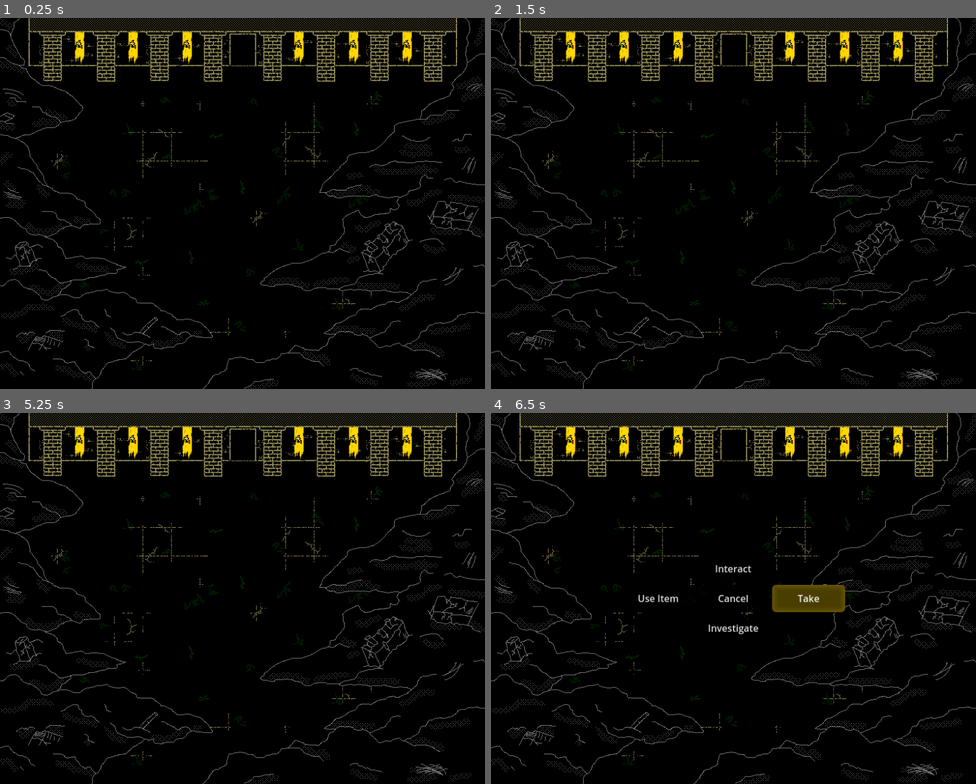
Above: before the commit, frames 1-4 (two rows, left to right).
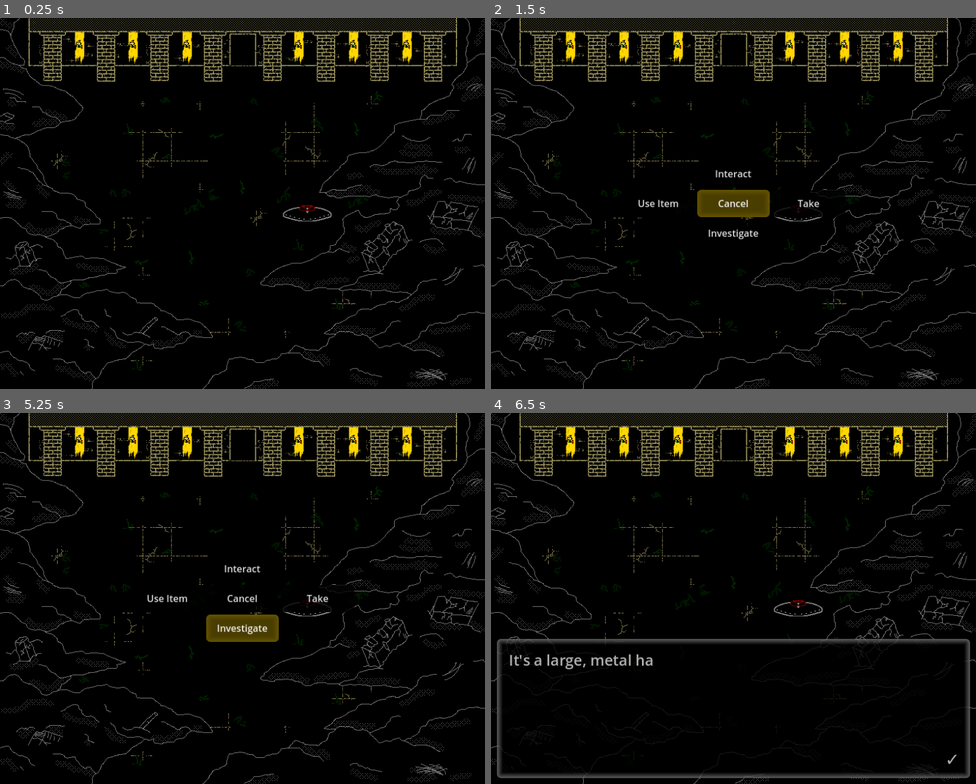
Above: after the commit, the same moments.

Repository: jschnurer/isle-of-lost-souls-godot
Game: Godot game, scene res://src/scenes/ruins/square_north/square_north.tscn
Same seed, same stepped clock (60 frames per second), same inputs: the game is played once before the commit and once after it. This scene is started directly instead of the project's main scene.
Inputs (mouse positions are in pixels of both pictures, inside the frame that each line leads up to):
- Up to frame 1 (0.25 s): no input
- Up to frame 2 (1.5 s): tap Enter (ui_accept) at 0.5, 0.77 s; hold Right (ui_right) 0.53-1.25 s; click (733, 173) at 1.25 s, where only the run after the commit has a clickable "Interact"
- Up to frame 3 (5.25 s): click (164, 598) at 2 s, where only the run after the commit has a clickable "Use Item"; click (315, 598) at 2.75 s, where only the run after the commit has a clickable "Take"; click (242, 628) at 3.5 s, where only the run after the commit has a clickable "Investigate"; click (242, 598) at 4.25 s, where only the run after the commit has a clickable "Cancel"; hold Down (ui_down) from 5.03 s (still down)
- Up to frame 4 (6.5 s): tap Enter (ui_accept) at 5.75 s; release Down (ui_down) at 5.78 s; hold Right (ui_right) from 5.78 s (still down)

The runs differ from the first frame. In frame 1, 0.1% of the frame differs, in the area x 58-69%, y 50-55%; in frame 2, 1.6%; in frame 3, 1.6%; in frame 4, 6.5%, in the area x 1-99%, y 38-99%.

Commit message:
hatch interior WIP

Diff:
--- a/src/enums/enums.gd
+++ b/src/enums/enums.gd
@@ -34,6 +34,7 @@
 	SAW_POSTER,
 	MOVED_TEMPLE_ALTAR,
 	ROD_IN_TEMPLE_DEVICE,
+	HATCH_OPEN,
 }
 
 enum EngineEvents {
@@ -275,7 +276,7 @@
 	Scenes.MOUNTAINS_SUMMIT: "res://src/scenes/mountains/",
 	Scenes.MOUNTAINS_WINDING_PATH: "res://src/scenes/mountains/",
 
-	Scenes.RUINS_BUNKER: "res://src/scenes/ruins/",
+	Scenes.RUINS_BUNKER: "res://src/scenes/ruins/hatch_interior/hatch_interior.tscn",
 	Scenes.RUINS_LAB: "res://src/scenes/ruins/lab/ruined_lab.tscn",
 	Scenes.RUINS_HALL: "res://src/scenes/ruins/ruined_hall/ruined_hall.tscn",
 	Scenes.RUINS_HOUSE: "res://src/scenes/ruins/home/Home.tscn",
--- a/src/game_data/inventory.gd
+++ b/src/game_data/inventory.gd
@@ -4,10 +4,7 @@
 var items: Array[Item] = []
 
 func has_item(slug: Enums.ItemSlugs):
-	for item in items:
-		if (item.slug == slug):
-			return true
-	return false
+	return items.any(func(item): return item.slug == slug)
 
 func get_item_index(slug: Enums.ItemSlugs):
 	for index in items.size():
--- a/src/scenes/forest/cave_of_bones/CaveOfBones.tscn
+++ b/src/scenes/forest/cave_of_bones/CaveOfBones.tscn
@@ -1,12 +1,9 @@
-[gd_scene load_steps=12 format=3 uid="uid://drnvdcvxy2onw"]
+[gd_scene load_steps=9 format=3 uid="uid://drnvdcvxy2onw"]
 
 [ext_resource type="PackedScene" uid="uid://bvkkaqn8jtrg4" path="res://src/scenes/SceneBG.tscn" id="1_2rxdi"]
 [ext_resource type="Texture2D" uid="uid://btr0fskbs1k1t" path="res://art/backgrounds/forest/Cave of Bones (Dark).png" id="2_3oc6w"]
 [ext_resource type="Texture2D" uid="uid://csyveb7ay1mn7" path="res://art/backgrounds/forest/Cave of Bones Collision.png" id="3_ifw3q"]
-[ext_resource type="Script" path="res://src/scenes/forest/cave_of_bones/interactables/dark_death.gd" id="4_bn3mj"]
-[ext_resource type="PackedScene" uid="uid://jq86y8xhq3cm" path="res://src/events/game_event/game_event.tscn" id="4_loavs"]
 [ext_resource type="AudioStream" uid="uid://bnebhmtpm8jpa" path="res://audio/bgm/cave.ogg" id="4_uiwm7"]
-[ext_resource type="AudioStream" uid="uid://1mwbm2jcx5gu" path="res://audio/effects/grue.ogg" id="6_a3v4j"]
 [ext_resource type="PackedScene" uid="uid://3htidhrfkm8j" path="res://src/events/teleporter/Teleporter.tscn" id="6_l61fp"]
 [ext_resource type="PackedScene" uid="uid://d08ryhtjgu1tq" path="res://src/scenes/shared/dark_scene/DarkScene.tscn" id="8_s1ps2"]
 [ext_resource type="Texture2D" uid="uid://bp5bpyr8mh0x5" path="res://art/backgrounds/forest/Cave of Bones (Light).png" id="9_e3bki"]
@@ -57,15 +54,8 @@
 dark_scene_bg = ExtResource("2_3oc6w")
 light_scene_bg = ExtResource("9_e3bki")
 
-[node name="DarkDeath" type="Node2D" parent="DarkScene"]
-script = ExtResource("4_bn3mj")
-grue_sound = ExtResource("6_a3v4j")
-
-[node name="GameEvent" parent="DarkScene/DarkDeath" instance=ExtResource("4_loavs")]
-activation_mode = 1
-use_action_chooser = false
-
-[node name="CollisionPolygon2D" type="CollisionPolygon2D" parent="DarkScene/DarkDeath/GameEvent"]
+[node name="CollisionPolygon2D" type="CollisionPolygon2D" parent="DarkScene/DarkDeath/GameEvent" index="1"]
 polygon = PackedVector2Array(149, 480, 176, 431, 221, 401, 293, 396, 327, 407, 353, 442, 369, 501, 515, 467, 518, 237, 300, 189, 120, 197, 80, 414)
 
 [editable path="SceneBG"]
+[editable path="DarkScene"]
--- /dev/null
+++ b/src/scenes/ruins/hatch_interior/hatch_interior.tscn
@@ -0,0 +1,45 @@
+[gd_scene load_steps=9 format=3 uid="uid://dykio4jrk740p"]
+
+[ext_resource type="PackedScene" uid="uid://bvkkaqn8jtrg4" path="res://src/scenes/SceneBG.tscn" id="1_hcgg7"]
+[ext_resource type="Texture2D" uid="uid://crgghkyhhin6d" path="res://art/backgrounds/ruins/Hatch Interior.png" id="2_w8o0y"]
+[ext_resource type="Texture2D" uid="uid://bdunc5mpu20pc" path="res://art/backgrounds/ruins/Hatch Interior Collision.png" id="3_kd76h"]
+[ext_resource type="PackedScene" uid="uid://d08ryhtjgu1tq" path="res://src/scenes/shared/dark_scene/DarkScene.tscn" id="4_rg18a"]
+[ext_resource type="Texture2D" uid="uid://bw6ijx0g8r73j" path="res://art/backgrounds/ruins/Hatch Interior Dark.png" id="5_xtsqa"]
+[ext_resource type="Script" path="res://src/scenes/ruins/hatch_interior/interactables/ladder.gd" id="6_ugwul"]
+[ext_resource type="PackedScene" uid="uid://jq86y8xhq3cm" path="res://src/events/game_event/game_event.tscn" id="7_f8dwq"]
+
+[sub_resource type="RectangleShape2D" id="RectangleShape2D_66yqy"]
+size = Vector2(8, 61)
+
+[node name="HatchInterior" type="Node2D"]
+
+[node name="SceneBG" parent="." instance=ExtResource("1_hcgg7")]
+texture = ExtResource("2_w8o0y")
+scene = 71
+area = 5
+bg_images = Array[Texture2D]([ExtResource("2_w8o0y")])
+collision_image = ExtResource("3_kd76h")
+hide_collider = true
+metadata/_edit_lock_ = true
+
+[node name="DarkScene" parent="." node_paths=PackedStringArray("scene_bg") instance=ExtResource("4_rg18a")]
+scene_bg = NodePath("../SceneBG")
+dark_scene_bg = ExtResource("5_xtsqa")
+light_scene_bg = ExtResource("2_w8o0y")
+metadata/_edit_lock_ = true
+
+[node name="CollisionPolygon2D" type="CollisionPolygon2D" parent="DarkScene/DarkDeath/GameEvent" index="1"]
+polygon = PackedVector2Array(212, 377, 219, 385, 220, 392, 219, 400, 215, 406, 211, 412, 204, 416, 246, 436, 263, 408, 261, 380, 255, 364)
+
+[node name="Ladder" type="Node2D" parent="."]
+script = ExtResource("6_ugwul")
+metadata/_edit_lock_ = true
+
+[node name="GameEvent" parent="Ladder" instance=ExtResource("7_f8dwq")]
+
+[node name="CollisionShape2D" parent="Ladder/GameEvent" index="0"]
+position = Vector2(143, 370.5)
+shape = SubResource("RectangleShape2D_66yqy")
+
+[editable path="DarkScene"]
+[editable path="Ladder/GameEvent"]
--- /dev/null
+++ b/src/scenes/ruins/hatch_interior/interactables/ladder.gd
@@ -0,0 +1,9 @@
+extends BaseEvent
+
+func interact():
+	await Utility.show_message(GameScript.get_entry("Ruins.Hatch_Interior.Ladder_Go"))
+
+	var tele_args = TeleportArgs.new()
+	tele_args.to_location = Vector2(456, 330)
+	tele_args.to_scene = Enums.Scenes.RUINS_SQUARE_NORTH
+	SignalBus.transfer_player_to_scene.emit(tele_args)
--- /dev/null
+++ b/src/scenes/ruins/square_north/interactables/hatch_hole.gd
@@ -0,0 +1,32 @@
+extends BaseEvent
+
+@onready var static_collision = $StaticBody2D/CollisionPolygon2D3
+@onready var game_event_collision = $GameEvent/CollisionPolygon2D2
+
+func _ready() -> void:
+	update_state()
+	SignalBus.on_game_var_set.connect(_on_game_var_set)
+	super._ready()
+
+func update_state():
+	var is_open = GameVars.get_var(Enums.Vars.HATCH_OPEN) == true
+	visible = is_open
+	static_collision.disabled = not is_open
+	game_event_collision.disabled = not is_open
+
+func investigate():
+	Utility.show_message(GameScript.get_entry("Ruins.Square_North.Hatch_Hole_Look"))
+
+func interact():
+	await Utility.show_message(GameScript.get_entry("Ruins.Square_North.Hatch_Hole_Go"))
+
+	var tele_args = TeleportArgs.new()
+	tele_args.to_location = Vector2(164, 393)
+	tele_args.to_scene = Enums.Scenes.RUINS_BUNKER
+	SignalBus.transfer_player_to_scene.emit(tele_args)
+
+func _on_game_var_set(var_name: Enums.Vars, _value):
+	if (var_name != Enums.Vars.HATCH_OPEN):
+		return
+
+	update_state()
--- /dev/null
+++ b/src/scenes/ruins/square_north/interactables/hatch_lid.gd
@@ -0,0 +1,25 @@
+extends BaseEvent
+
+func _ready():
+	update_state()
+	$Pivot/GameEvent.on_activate.connect(_on_activate)
+
+func investigate():
+	Utility.show_message(GameScript.get_entry("Ruins.Square_North.Hatch_Lid_Look"))
+
+func interact():
+	if (GameVars.get_var(Enums.Vars.HATCH_OPEN)):
+		GameVars.set_var(Enums.Vars.HATCH_OPEN, false)
+		update_state()
+		Utility.show_message(GameScript.get_entry("Ruins.Square_North.Hatch_Lid_Close"))
+	else:
+		GameVars.set_var(Enums.Vars.HATCH_OPEN, true)
+		update_state()
+		Utility.show_message(GameScript.get_entry("Ruins.Square_North.Hatch_Lid_Open"))
+
+func update_state():
+	var is_open = GameVars.get_var(Enums.Vars.HATCH_OPEN) == true
+	if (is_open):
+		rotation_degrees = 60
+	else:
+		rotation_degrees = 0
--- a/src/scenes/ruins/square_north/square_north.tscn
+++ b/src/scenes/ruins/square_north/square_north.tscn
@@ -8,6 +8,10 @@
 [ext_resource type="PackedScene" uid="uid://jq86y8xhq3cm" path="res://src/events/game_event/game_event.tscn" id="5_u8mvh"]
 [ext_resource type="Script" path="res://src/scenes/ruins/square_north/interactables/temple.gd" id="6_7jpe4"]
 [ext_resource type="PackedScene" uid="uid://d2m1pp5vbivfi" path="res://src/scenes/ruins/square_north/interactables/banner.tscn" id="7_a7w8t"]
+[ext_resource type="Script" path="res://src/scenes/ruins/square_north/interactables/hatch_hole.gd" id="9_447lm"]
+[ext_resource type="Texture2D" uid="uid://cv4x6kdgec4p" path="res://art/actors/hatch_lid.png" id="9_dvjuu"]
+[ext_resource type="Texture2D" uid="uid://cfwnacq7b7l73" path="res://art/actors/hatch_hole.png" id="10_s5pte"]
+[ext_resource type="Script" path="res://src/scenes/ruins/square_north/interactables/hatch_lid.gd" id="11_23kdd"]
 
 [sub_resource type="RectangleShape2D" id="RectangleShape2D_crcsy"]
 size = Vector2(300, 20)
@@ -119,3 +123,50 @@
 
 [node name="Banner6" parent="." instance=ExtResource("7_a7w8t")]
 position = Vector2(685, 50.5)
+
+[node name="Hatch" type="Node2D" parent="."]
+position = Vector2(517, 329)
+metadata/_edit_lock_ = true
+
+[node name="Hole" type="Node2D" parent="Hatch"]
+script = ExtResource("9_447lm")
+
+[node name="Sprite2D" type="Sprite2D" parent="Hatch/Hole"]
+texture = ExtResource("10_s5pte")
+
+[node name="StaticBody2D" type="StaticBody2D" parent="Hatch/Hole"]
+
+[node name="CollisionPolygon2D3" type="CollisionPolygon2D" parent="Hatch/Hole/StaticBody2D"]
+polygon = PackedVector2Array(-41, -1, -32, -7, -18, -11, -8, -13, 10, -13, 32, -8, 41, -2, 41, 5, 19, 12, 6, 14, -9, 14, -30, 9, -41, 5)
+
+[node name="GameEvent" parent="Hatch/Hole" instance=ExtResource("5_u8mvh")]
+
+[node name="CollisionPolygon2D2" type="CollisionPolygon2D" parent="Hatch/Hole/GameEvent"]
+polygon = PackedVector2Array(-41, -1, -32, -7, -18, -11, -8, -13, 10, -13, 32, -8, 41, -2, 41, 5, 19, 12, 6, 14, -9, 14, -30, 9, -41, 5)
+
+[node name="Lid" type="Node2D" parent="Hatch"]
+position = Vector2(40, 0)
+script = ExtResource("11_23kdd")
+
+[node name="Pivot" type="Node2D" parent="Hatch/Lid"]
+position = Vector2(-40, 0)
+metadata/_edit_lock_ = true
+
+[node name="Sprite2D" type="Sprite2D" parent="Hatch/Lid/Pivot"]
+position = Vector2(41, 3)
+texture = ExtResource("9_dvjuu")
+offset = Vector2(-41, -3)
+metadata/_edit_lock_ = true
+
+[node name="StaticBody2D" type="StaticBody2D" parent="Hatch/Lid/Pivot"]
+metadata/_edit_lock_ = true
+
+[node name="CollisionPolygon2D" type="CollisionPolygon2D" parent="Hatch/Lid/Pivot/StaticBody2D"]
+polygon = PackedVector2Array(-41, -1, -32, -7, -18, -11, -8, -13, 10, -13, 32, -8, 41, -2, 41, 5, 19, 12, 6, 14, -9, 14, -30, 9, -41, 5)
+metadata/_edit_lock_ = true
+
+[node name="GameEvent" parent="Hatch/Lid/Pivot" instance=ExtResource("5_u8mvh")]
+
+[node name="CollisionPolygon2D2" type="CollisionPolygon2D" parent="Hatch/Lid/Pivot/GameEvent"]
+polygon = PackedVector2Array(-41, -1, -32, -7, -18, -11, -8, -13, 10, -13, 32, -8, 41, -2, 41, 5, 19, 12, 6, 14, -9, 14, -30, 9, -41, 5)
+metadata/_edit_lock_ = true
--- a/src/scenes/shared/dark_scene/DarkScene.tscn
+++ b/src/scenes/shared/dark_scene/DarkScene.tscn
@@ -1,6 +1,17 @@
-[gd_scene load_steps=2 format=3 uid="uid://d08ryhtjgu1tq"]
+[gd_scene load_steps=5 format=3 uid="uid://d08ryhtjgu1tq"]
 
 [ext_resource type="Script" path="res://src/scenes/shared/dark_scene/dark_scene.gd" id="1_y0wtb"]
+[ext_resource type="Script" path="res://src/scenes/shared/dark_scene/dark_death.gd" id="2_hmv27"]
+[ext_resource type="AudioStream" uid="uid://1mwbm2jcx5gu" path="res://audio/effects/grue.ogg" id="3_ut7xu"]
+[ext_resource type="PackedScene" uid="uid://jq86y8xhq3cm" path="res://src/events/game_event/game_event.tscn" id="4_leujc"]
 
 [node name="DarkScene" type="Node2D"]
 script = ExtResource("1_y0wtb")
+
+[node name="DarkDeath" type="Node2D" parent="."]
+script = ExtResource("2_hmv27")
+grue_sound = ExtResource("3_ut7xu")
+
+[node name="GameEvent" parent="DarkDeath" instance=ExtResource("4_leujc")]
+activation_mode = 1
+use_action_chooser = false
--- a/src/scenes/forest/cave_of_bones/interactables/dark_death.gd
+++ b/src/scenes/shared/dark_scene/dark_death.gd
@@ -1,4 +1,4 @@
-extends "res://src/events/game_event/base_event.gd"
+extends BaseEvent
 
 @export var grue_sound: AudioStream
 
--- a/src/text/game_script.json
+++ b/src/text/game_script.json
@@ -94,7 +94,15 @@
 	"Square_North": {
 	  "Rubble_Look": "An ocean of rubble fills the area. The ancient bones of a lost civilization.",
 	  "Temple_Look": "It's a large building supported by pillars. Unlike the rest of the buildings, the temple is still mostly intact. It has long, tattered banners hanging from its walls.",
-	  "Banner_Look": "The banner is long and tattered. It depicts a yellow griffin clutching a dozen red roses in its talons."
+	  "Banner_Look": "The banner is long and tattered. It depicts a yellow griffin clutching a dozen red roses in its talons.",
+	  "Hatch_Lid_Look": "It's a large, metal hatch set into the ground. It's got a red handle on the top.",
+	  "Hatch_Lid_Open": "You turn the handle and lift with all your strength, opening the hatch.",
+	  "Hatch_Lid_Close": "You take hold of the heavy hatch door and slowly lower it closed. Then you turn the handle for good measure.",
+	  "Hatch_Hole_Look": "A dark, metallic shaft leads downward into the Earth. A sturdy metal ladder is affixed to the shaft wall.",
+	  "Hatch_Hole_Go": "You mount the ladder and begin making your way down into darkness."
+	},
+	"Hatch_Interior": {
+	  "Ladder_Go": "You mount the ladder and begin making your way up into daylight."
 	},
 	"House": {
 	  "Chest_Closed_Look": "It's a metal storage chest. It's badly dented and scuffed but somehow still in one piece. It's shut tight.",
Binary file added: art/actors/hatch_hole.png
Not shown, added: art/actors/hatch_hole.png.import
Binary file added: art/actors/hatch_lid.png
Not shown, added: art/actors/hatch_lid.png.import
Binary file added: art/backgrounds/ruins/Hatch Interior Collision.png
Not shown, added: art/backgrounds/ruins/Hatch Interior Collision.png.import
Binary file added: art/backgrounds/ruins/Hatch Interior Dark.png
Not shown, added: art/backgrounds/ruins/Hatch Interior Dark.png.import
Binary file added: art/backgrounds/ruins/Hatch Interior.png
Not shown, added: art/backgrounds/ruins/Hatch Interior.png.import
Not shown: 1 places in src/scenes/ruins/square_north/square_north.tscn that only renumber resources
Not shown, added: art/backgrounds/ruins/Hatch Interior Dark.pdn
(and 1 more such lines)
